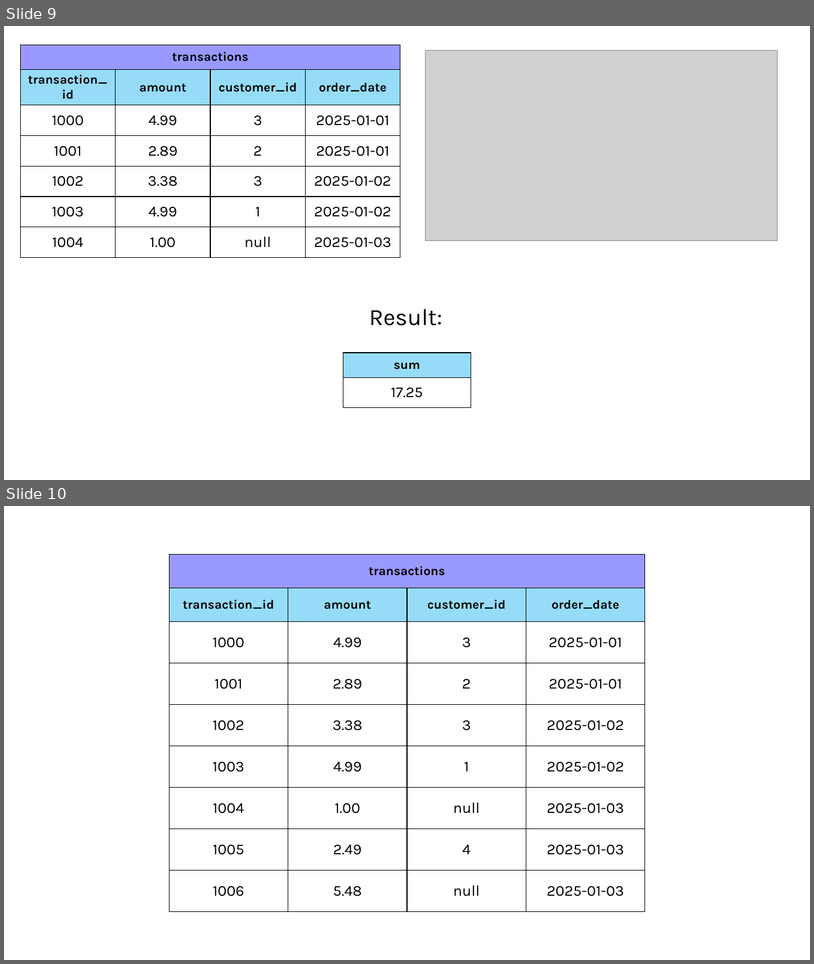
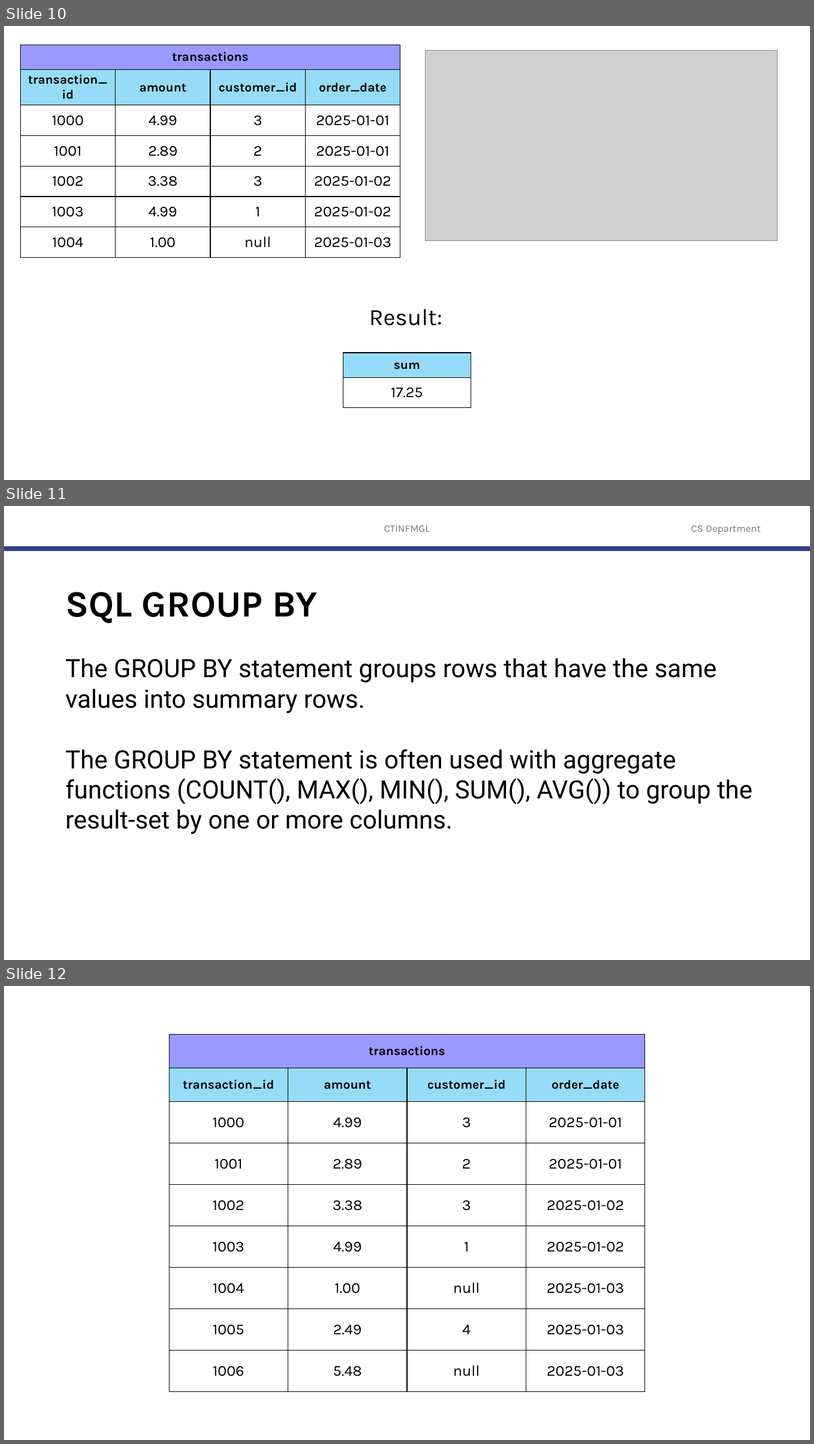
Before and after one commit to robitussin/CTINFMGL, a slide deck: 07 - Introduction to SQL/SQL Functions and GROUP BY.pptx. Shown one above the other, each under a label of ours: slides 9 and 10 before the commit, slides 10, 11 and 12 after it. The pictures are 814x964 and 814x1444 pixels, drawn with LibreOffice and Linux fonts; fonts in the diff are those of the drawing; grey boxes stand for pictures; background and template pictures are left out. Boxes give left, top, right and bottom in pixels: in the first picture for what was removed or moved away, otherwise in the second. Text is boxed around its words. In the diff, an @@ line names an element or a change of style, - is before the commit and + after.

```diff
--- a/07 - Introduction to SQL/SQL Functions and GROUP BY.pptx
+++ b/07 - Introduction to SQL/SQL Functions and GROUP BY.pptx
@@ slide 11 added at [4, 506, 810, 960], background #FFFFFF @@
@@ text added at [384, 525, 430, 532], 12 pt, text #797979 @@
+CTINFMGL
@@ text added at [692, 525, 761, 534], 12 pt, text #797979 @@
+CS Department
@@ line added from (4, 549) to (810, 549), #32418C 6 pt @@
@@ title added at [65, 592, 318, 623], 44 pt, text #000000, bold @@
+SQL GROUP BY
@@ text added at [65, 658, 753, 834], 30 pt, text #000000 @@
+The GROUP BY statement groups rows that have the same values into summary rows.
+The GROUP BY statement is often used with aggregate functions (COUNT(), MAX(), MIN(), SUM(), AVG()) to group the result-set by one or more columns.
@@ what was slide 9 is now slide 10 @@
@@ what was slide 10 is now slide 12 @@
```
Also in this commit, not shown: 1 slide changed, 2 other slides added, 1 slide removed.
